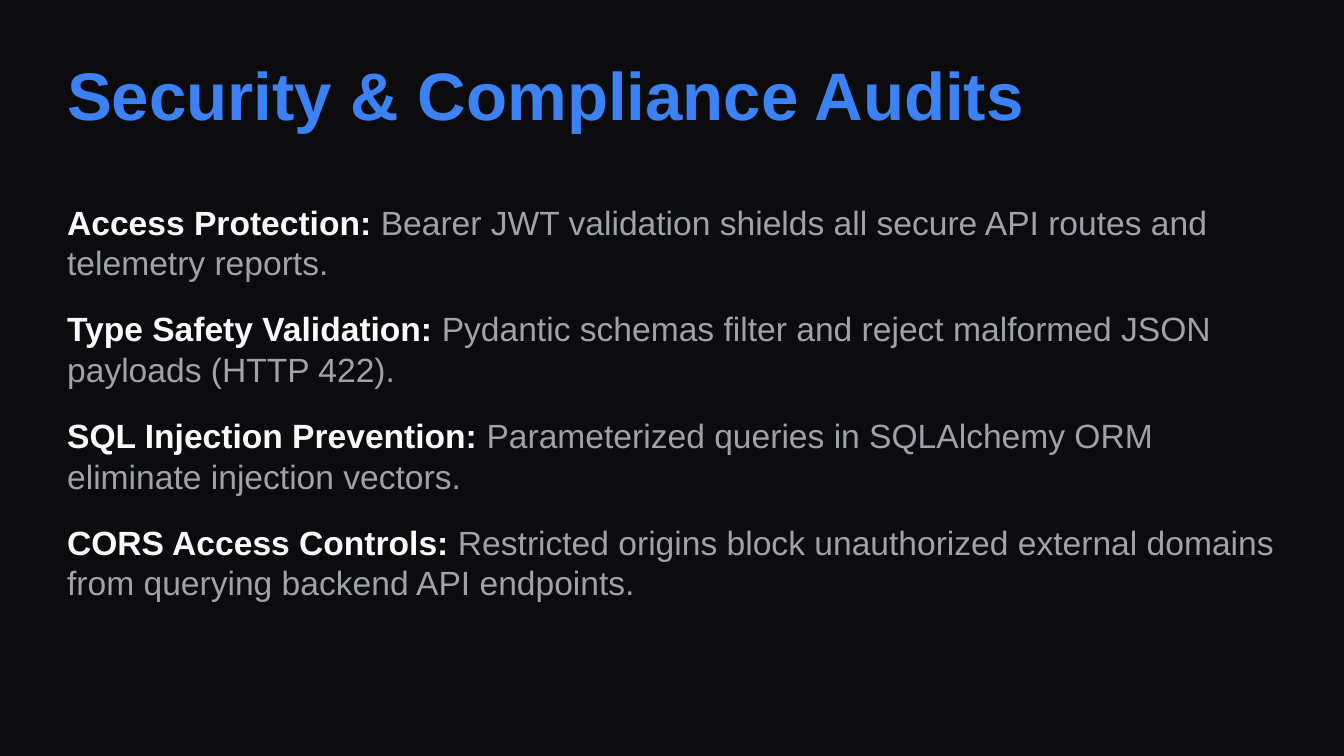
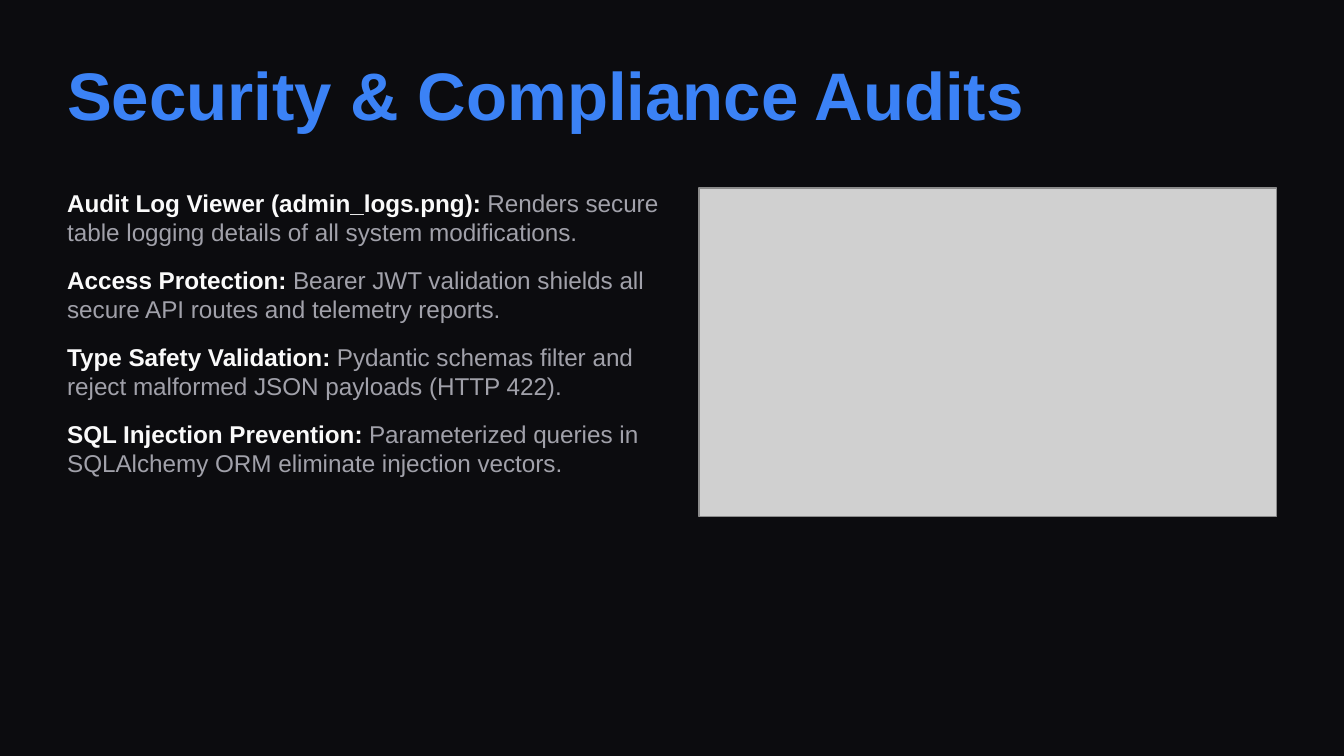
Before and after one commit to Srikanthbanoth7533/aether-gpu-finops, a slide deck: slide 20 of aetherfin_presentation.pptx. Drawn at 1344x756 pixels with LibreOffice and Linux fonts; fonts in the diff are those of the drawing; grey boxes stand for pictures. Boxes give left, top, right and bottom in pixels: in the first picture for what was removed or moved away, otherwise in the second. Text is boxed around its words. In the diff, an @@ line names an element or a change of style, - is before the commit and + after.

Commit message:
Embed screenshots directly in PowerPoint slide layouts and update PDF build

```diff
--- a/aetherfin_presentation.pptx
+++ b/aetherfin_presentation.pptx
@@ text at [67,194,659,246]: paragraph added @@
+Audit Log Viewer (admin_logs.png): Renders secure table logging details of all system modifications.
@@ text "Audit Log Viewer (admin_logs.png): Renders ...": place and size @@
-text "Audit Log Viewer (admin_logs.png): Renders ..." at [67,210,1274,601]
+text "Audit Log Viewer (admin_logs.png): Renders ..." at [67,194,659,477]
@@ picture added at [699,188,1277,516] @@
@@ text at [67,271,644,477]: size 18 to 13 pt in "Access Protection: Bearer JWT validation shields all ...", "Type Safety Validation: Pydantic schemas filter and ...", "SQL Injection Prevention: Parameterized queries in SQLAlchem ..."; less space between paragraphs @@
@@ text at [67,530,1274,601]: paragraph removed @@
-CORS Access Controls: Restricted origins block unauthorized external domains from querying backend API endpoints.
```
Also in this commit, not shown: 4 other slides changed, 2 slides added, 2 slides removed, 3 other files.
